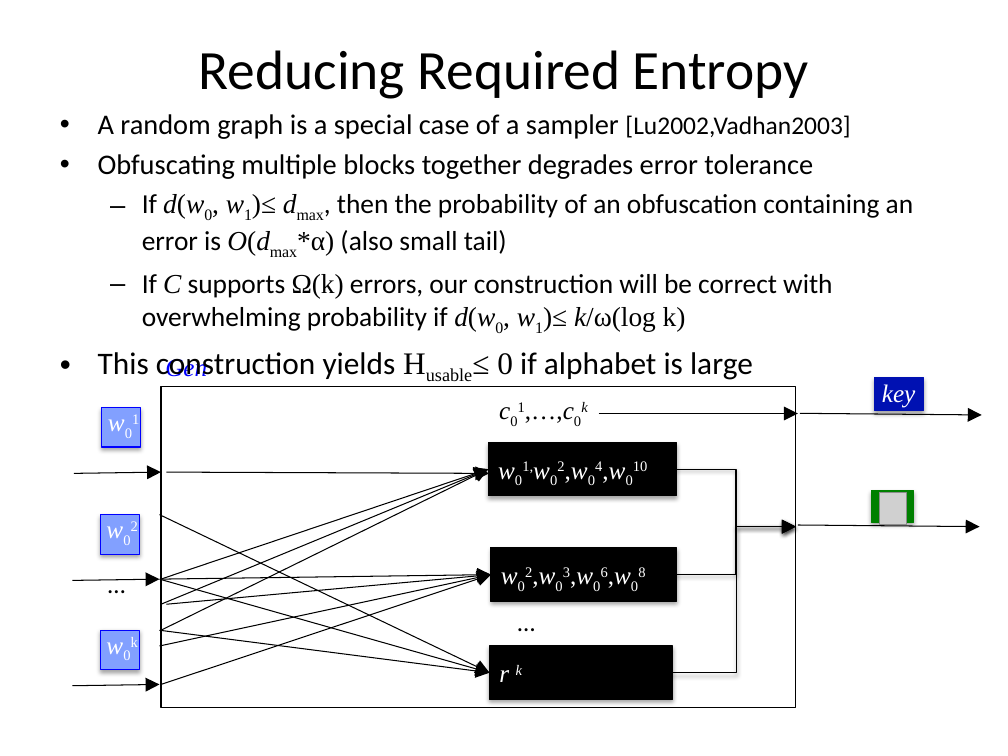
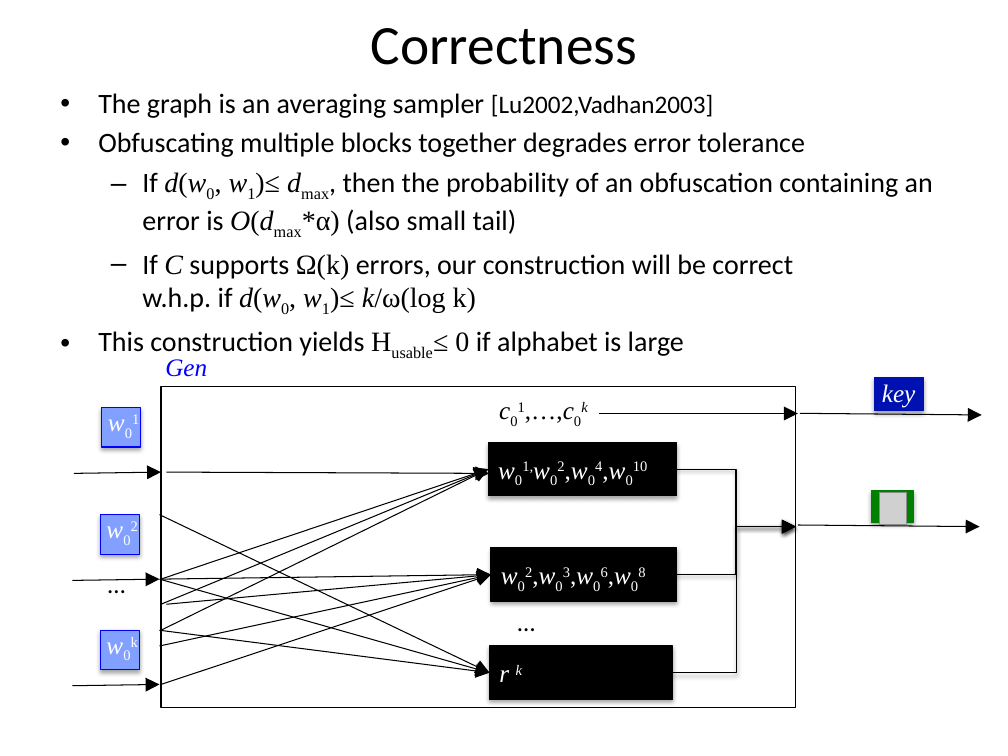
Before and after one commit to xianruimeng/comp-fuzzy-ext, a slide deck: slide 40 of constantRate/KeyDerivationWithNegativeUsable.pptx (slide 37 before the commit). Drawn at 1008x756 pixels with LibreOffice and Linux fonts; fonts in the diff are those of the drawing; grey boxes stand for pictures. Boxes give left, top, right and bottom in pixels: in the first picture for what was removed or moved away, otherwise in the second. Text is boxed around its words. In the diff, an @@ line names an element or a change of style, - is before the commit and + after.

Commit message:
added second construction to slides

```diff
--- a/constantRate/KeyDerivationWithNegativeUsable.pptx
+++ b/constantRate/KeyDerivationWithNegativeUsable.pptx
@@ title added at (x1=371, y1=28, x2=637, y2=65), 39.6 pt, text #000000 @@
+Correctness
@@ title removed at (x1=199, y1=50, x2=809, y2=99) @@
-Reducing Required Entropy
@@ text "The graph is an averaging ..." moved from (x1=98, y1=114, x2=914, y2=380) to (x1=98, y1=93, x2=933, y2=356) @@
@@ text at (x1=98, y1=93, x2=714, y2=118): text changed; size 20.3 to 20 pt @@
-• A random graph is a special case of a sampler [Lu2002,Vadhan2003]
+• The graph is an averaging sampler [Lu2002,Vadhan2003]
@@ text at (x1=98, y1=132, x2=933, y2=356): size 20.3 to 20 pt in "Obfuscating multiple blocks together degrades error toleranc ..."; size 19.6 to 20 pt in "If d(w0, w1)≤ dmax, then the probability ..."; size 22.4 to 20 pt in "This construction yields Husable≤ 0 if alphabet ..." @@
@@ text at (x1=142, y1=254, x2=793, y2=313): text changed; size 19.6 to 20 pt @@
-  – If C supports Ω(k) errors, our construction will be correct with overwhelming probability if d(w0, w1)≤ k/ω(log k)
+  – If C supports Ω(k) errors, our construction will be correct
+    w.h.p. if d(w0, w1)≤ k/ω(log k)
```
Also in this commit, not shown: 21 other slides changed, 3 slides added.
